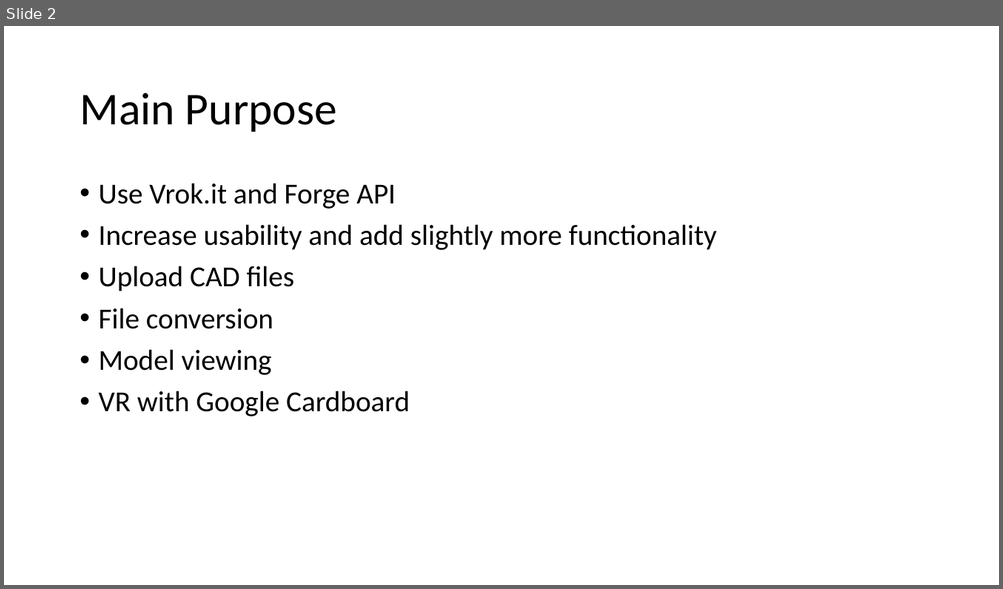
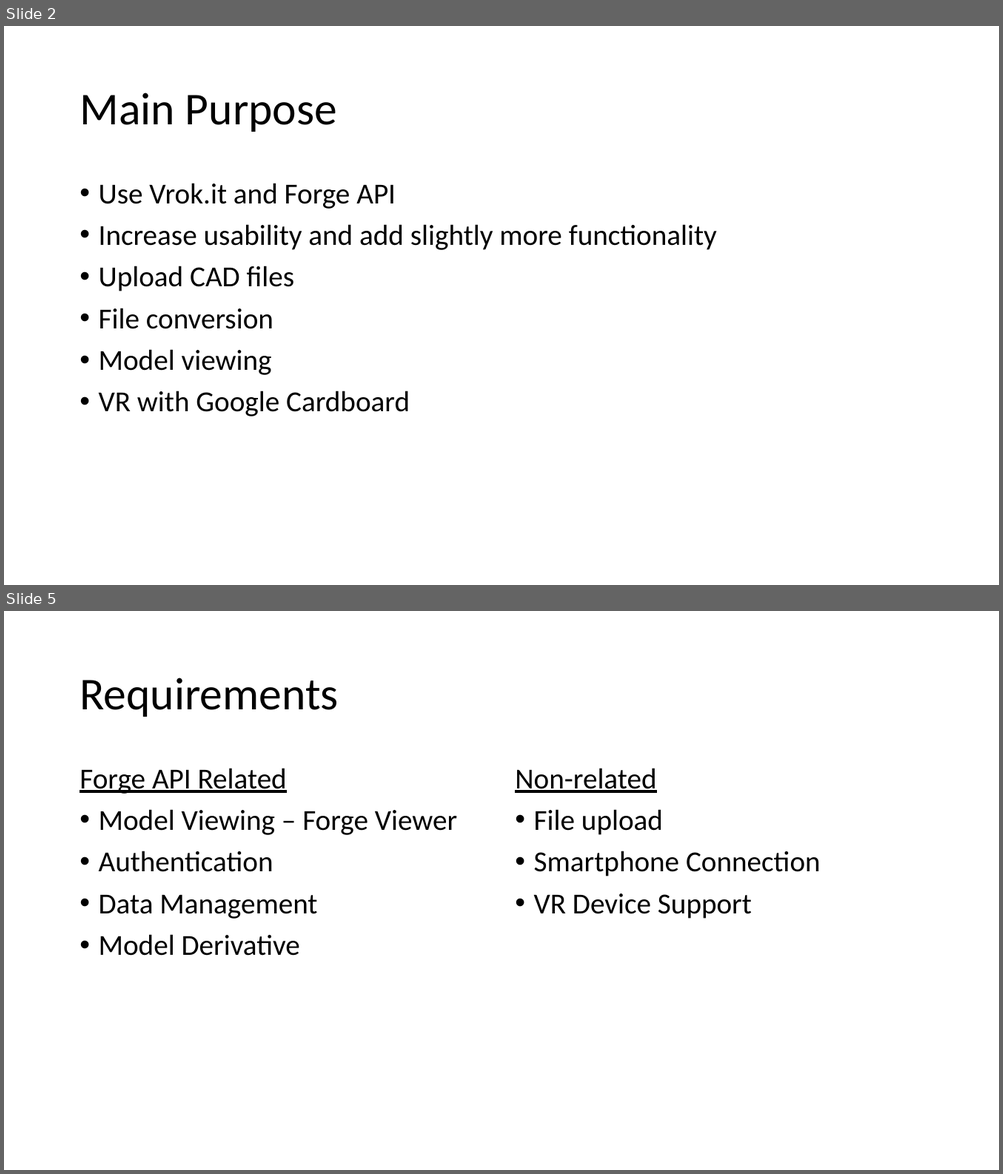
Before and after one commit to gonsalvg/Capstone-Forge-App, a slide deck: Progress Report/Progress report.pptx. Shown one above the other, each under a label of ours: slide 2 before the commit, slides 2 and 5 after it; the slides between them are not shown. The pictures are 1003x589 and 1003x1174 pixels, drawn with LibreOffice and Linux fonts; fonts in the diff are those of the drawing. Boxes give left, top, right and bottom in pixels: in the first picture for what was removed or moved away, otherwise in the second. Text is boxed around its words. In the diff, an @@ line names an element or a change of style, - is before the commit and + after.

```diff
--- a/Progress Report/Progress report.pptx
+++ b/Progress Report/Progress report.pptx
@@ slide 5 added at (4, 611, 999, 1170), background #FFFFFF @@
@@ title added at (79, 678, 338, 717), 44 pt, text #000000 @@
+Requirements
@@ text added at (79, 768, 457, 956), 28 pt, text #000000 @@
+Forge API Related
+• Model Viewing – Forge Viewer
+• Authentication
+• Data Management
+• Model Derivative
@@ text added at (515, 768, 820, 919), 28 pt, text #000000 @@
+Non-related
+• File upload
+• Smartphone Connection
+• VR Device Support
```
Also in this commit, not shown: 1 slide changed, 31 other slides added.
